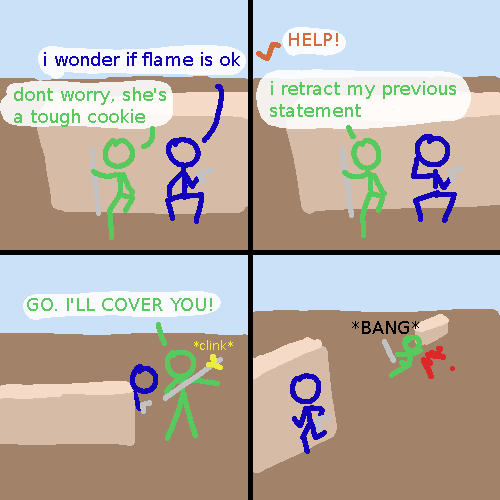
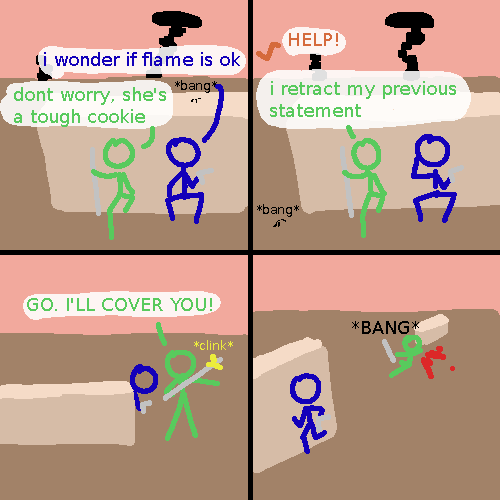
Comparing the layer stacks of the two (500, 500) images. Changes:
added layer "*bang* #1" above "*bang*" over [175, 80, 217, 93]
added layer "*bang*" above "Background" over [257, 204, 299, 217]
painted on "Background" over [0, 0, 500, 335]
